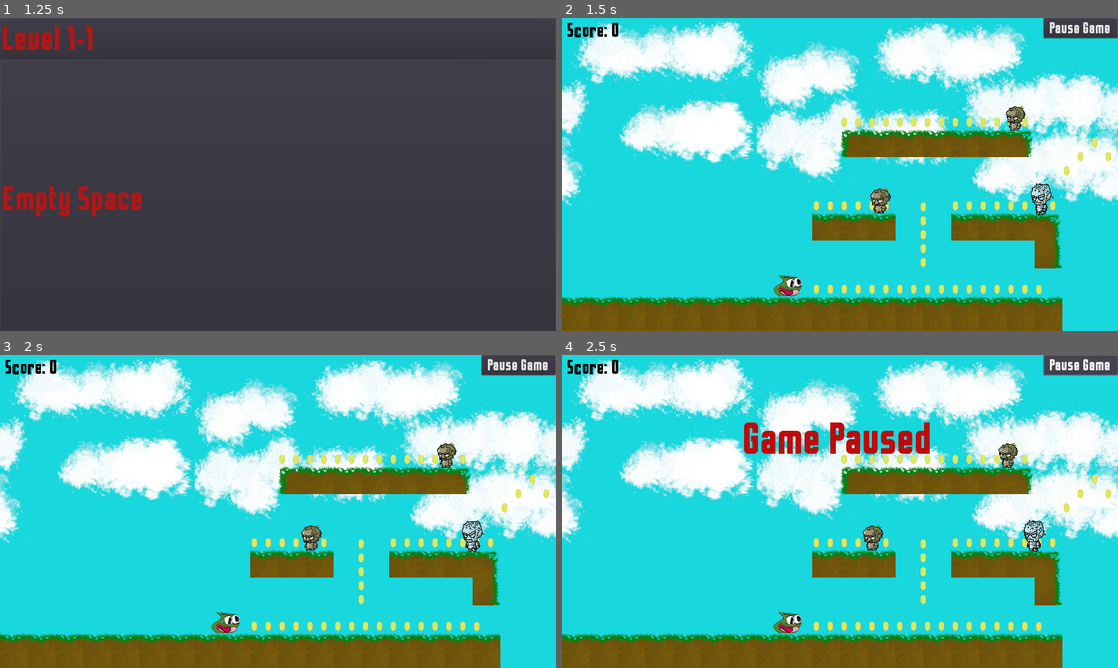
Above: before the commit, frames 1-4 (two rows, left to right).
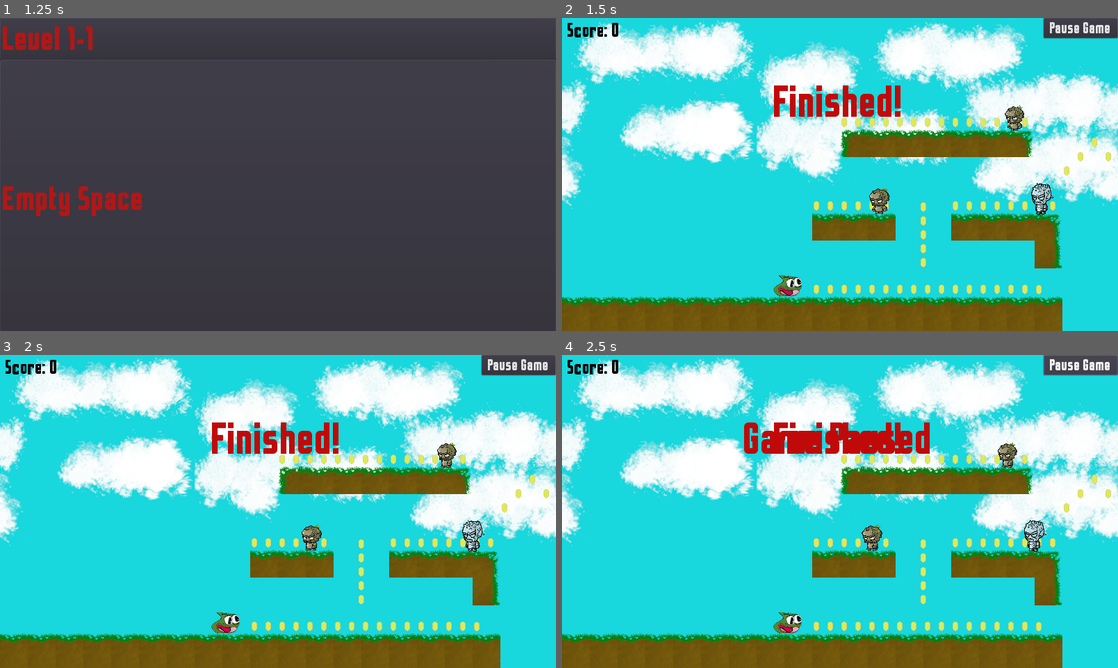
Above: after the commit, the same moments.

Repository: cbenally183/Test-Game
Game: Godot game, scene res://Menu.tscn
Same seed, same stepped clock (60 frames per second), same inputs: the game is played once before the commit and once after it.
Inputs:
- Up to frame 1 (1.25 s): click "Untitled Game" at 0.5 s
- Up to frame 2 (1.5 s): click "Level 1-1" at 1.25 s
- Up to frame 3 (2 s): no input
- Up to frame 4 (2.5 s): click "Pause Game" at 2 s

Frame 1 is identical in both runs. In frame 2, 1.6% of the frame differs, in the area x 38-89%, y 21-63%; in frame 3, 1.5%; in frame 4, 1.0%.

Commit message:
finish screen

Diff:
--- a/KinematicBody2D.gd
+++ b/KinematicBody2D.gd
@@ -89,6 +89,7 @@
 
 func _on_finish_body_entered(body):
 	if body.get("TYPE") == "ENDAREA":
+		get_node("../UI/Win").show()
 		print("Touched Finish Area")
 	else:
 		pass # Replace with function body.
--- a/World.tscn
+++ b/World.tscn
@@ -128,6 +128,9 @@
 
 [sub_resource type="RectangleShape2D" id=14]
 extents = Vector2( 60, 310 )
+
+[sub_resource type="RectangleShape2D" id=22]
+extents = Vector2( 50, 175.778 )
 
 [sub_resource type="ConvexPolygonShape2D" id=15]
 points = PoolVector2Array( 0, 0, 64, 0, 64, 64, 0, 64 )
@@ -271,15 +274,12 @@
 texture = ExtResource( 3 )
 
 [node name="Sky5" type="Sprite" parent="background"]
-position = Vector2( 3967, 32.3965 )
+position = Vector2( 3967, 40 )
 texture = ExtResource( 3 )
 
 [node name="Player" type="KinematicBody2D" parent="."]
 position = Vector2( -224, -32 )
 script = ExtResource( 4 )
-__meta__ = {
-"_edit_lock_": true
-}
 
 [node name="Sprite" type="AnimatedSprite" parent="Player"]
 position = Vector2( -216.016, 325.588 )
@@ -310,6 +310,7 @@
 smoothing_enabled = true
 
 [node name="Coin" type="Node2D" parent="."]
+editor/display_folded = true
 
 [node name="coin0" type="Area2D" parent="Coin"]
 editor/display_folded = true
@@ -1311,7 +1312,7 @@
 position = Vector2( 720.175, 280 )
 scale = Vector2( 0.166982, 0.164938 )
 frames = SubResource( 5 )
-frame = 12
+frame = 13
 playing = true
 
 [node name="CollisionShape2D2" type="CollisionShape2D" parent="enemies/5Head"]
@@ -1333,6 +1334,7 @@
 position = Vector2( 148, 81.2227 )
 scale = Vector2( 0.13177, 0.13505 )
 frames = SubResource( 5 )
+frame = 1
 playing = true
 
 [node name="CollisionShape2D2" type="CollisionShape2D" parent="enemies/5Head2"]
@@ -1354,7 +1356,7 @@
 position = Vector2( -224.086, 96.738 )
 scale = Vector2( 0.126852, 0.103998 )
 frames = SubResource( 7 )
-frame = 4
+frame = 8
 playing = true
 
 [node name="CollisionShape2D" type="CollisionShape2D" parent="enemies/Billy"]
@@ -1377,7 +1379,7 @@
 position = Vector2( 87.2688, -90 )
 scale = Vector2( 0.119923, 0.100888 )
 frames = SubResource( 7 )
-frame = 4
+frame = 8
 playing = true
 
 [node name="CollisionShape2D" type="CollisionShape2D" parent="enemies/Billy2"]
@@ -1393,7 +1395,6 @@
 shape = SubResource( 9 )
 
 [node name="UI" type="CanvasLayer" parent="."]
-editor/display_folded = true
 
 [node name="Score" type="Label" parent="UI"]
 margin_left = 12.1188
@@ -1424,6 +1425,17 @@
 align = 1
 valign = 1
 
+[node name="Win" type="Label" parent="UI"]
+visible = false
+margin_left = -4.0
+margin_right = 1280.0
+margin_bottom = 386.0
+custom_fonts/font = SubResource( 13 )
+custom_colors/font_color = Color( 0.756863, 0.0431373, 0.0431373, 1 )
+text = "Finished!"
+align = 1
+valign = 1
+
 [node name="PauseScreen" type="Label" parent="UI"]
 visible = false
 margin_left = -4.0
@@ -1436,13 +1448,18 @@
 valign = 1
 
 [node name="endarea" type="StaticBody2D" parent="."]
+editor/display_folded = true
 script = ExtResource( 63 )
 
 [node name="finish" type="Area2D" parent="endarea"]
 
 [node name="CollisionShape2D" type="CollisionShape2D" parent="endarea/finish"]
-position = Vector2( 1988, 10 )
+position = Vector2( 1997, -0.341492 )
 shape = SubResource( 14 )
+
+[node name="CollisionShape2D" type="CollisionShape2D" parent="endarea"]
+position = Vector2( 1987, 180 )
+shape = SubResource( 22 )
 
 [node name="TileMap" type="TileMap" parent="."]
 tile_set = SubResource( 21 )
Not shown: 1 places in World.tscn that only renumber resources
